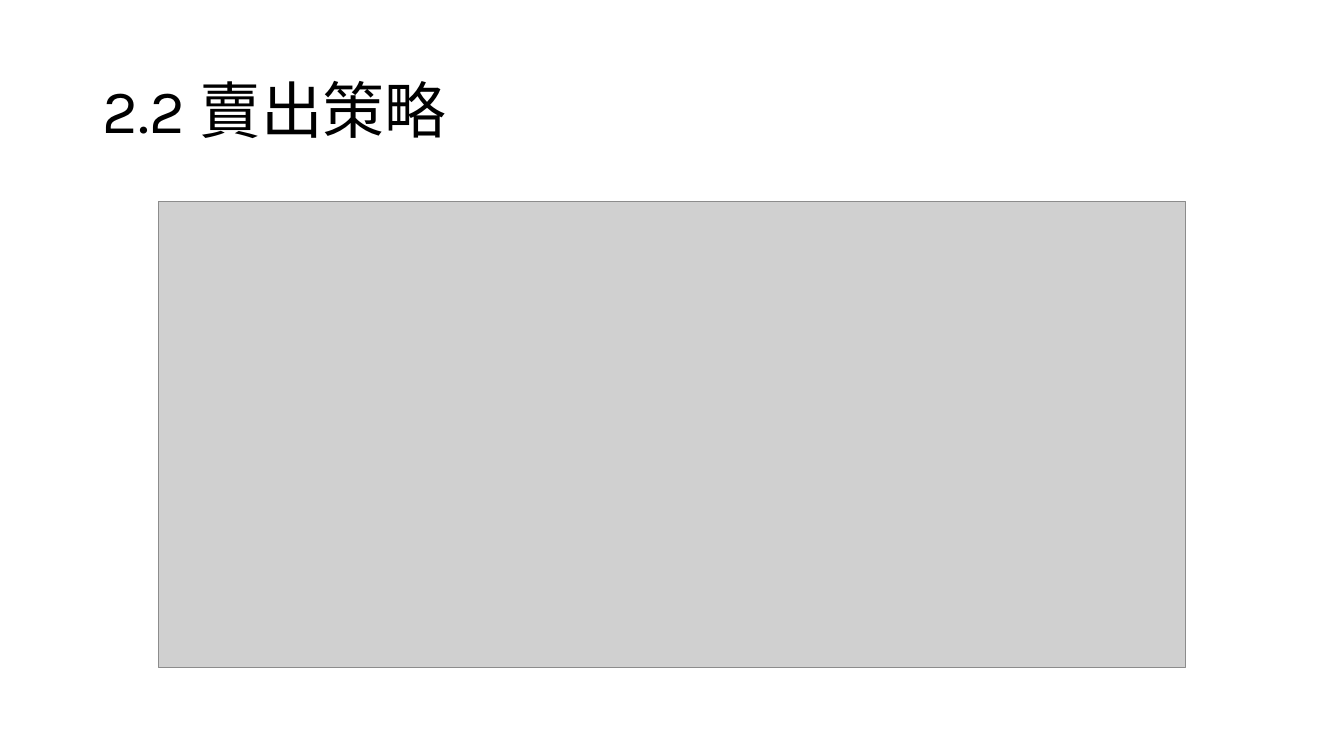
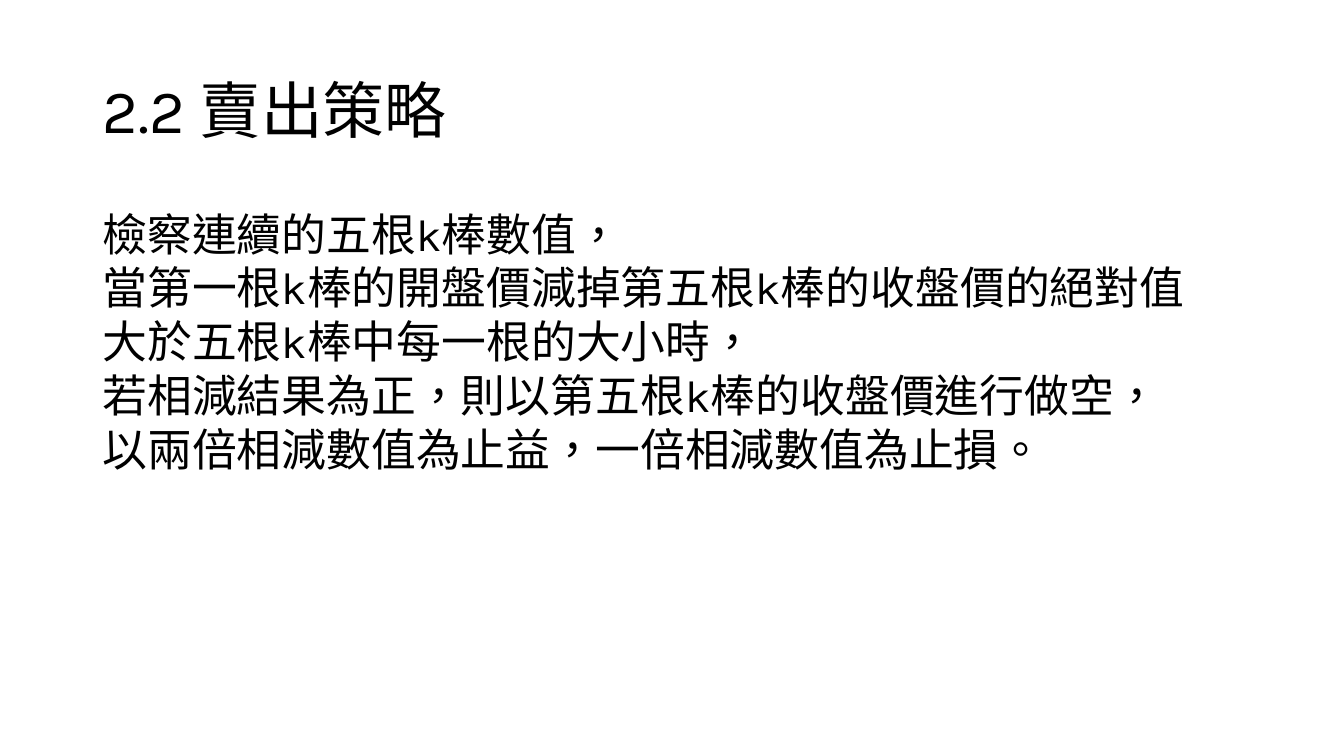
Before and after one commit to worldstar/MT5-MultiTimeFrame-MA-TDI-Dashboard, a slide deck: slide 16 of gpt程式交易測試紀錄/GPT程式交易測試紀錄.pptx (slide 13 before the commit). Drawn at 1344x756 pixels with LibreOffice and Linux fonts; fonts in the diff are those of the drawing; grey boxes stand for pictures. Boxes give left, top, right and bottom in pixels: in the first picture for what was removed or moved away, otherwise in the second. Text is boxed around its words. In the diff, an @@ line names an element or a change of style, - is before the commit and + after.

```diff
--- a/gpt程式交易測試紀錄/GPT程式交易測試紀錄.pptx
+++ b/gpt程式交易測試紀錄/GPT程式交易測試紀錄.pptx
@@ picture removed at box(158, 202, 1187, 667) @@
@@ text added at box(102, 213, 1184, 470), 32 pt, text #000000 @@
+檢察連續的五根k棒數值，
+當第一根k棒的開盤價減掉第五根k棒的收盤價的絕對值
+大於五根k棒中每一根的大小時，
+若相減結果為正，則以第五根k棒的收盤價進行做空，
+以兩倍相減數值為止益，一倍相減數值為止損。
```
Also in this commit, not shown: 6 other slides changed, 5 slides added, 1 slide removed.
